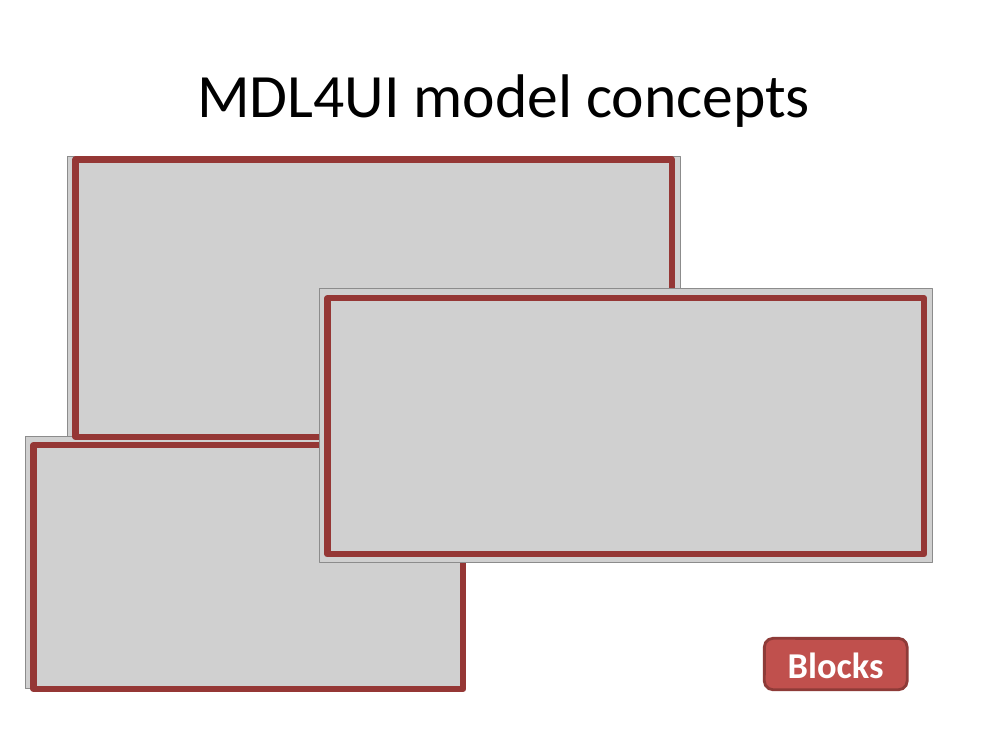
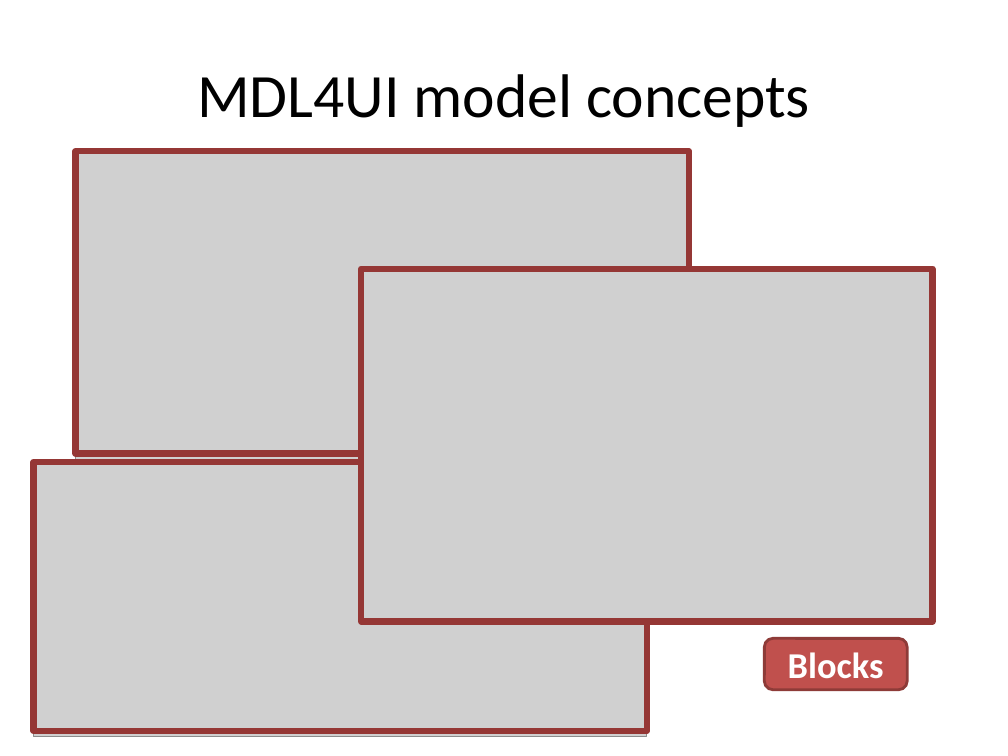
Before and after one commit to lesfurets/mdl4ui, a slide deck: slide 14 of mdl4ui-docs/mdl4ui_cg2013.pptx. Drawn at 1008x756 pixels with LibreOffice and Linux fonts; fonts in the diff are those of the drawing; grey boxes stand for pictures; background and template pictures are left out. Boxes give left, top, right and bottom in pixels: in the first picture for what was removed or moved away, otherwise in the second. Text is boxed around its words. In the diff, an @@ line names an element or a change of style, - is before the commit and + after.

Commit message:
update slides with screenshot with new group rendering

```diff
--- a/mdl4ui-docs/mdl4ui_cg2013.pptx
+++ b/mdl4ui-docs/mdl4ui_cg2013.pptx
@@ rectangle: place and size @@
-rectangle at [76, 159, 672, 436]
+rectangle at [76, 151, 688, 454]
@@ picture: place and size @@
-picture at [68, 156, 680, 467]
+picture at [76, 151, 688, 462]
@@ rectangle: place and size @@
-rectangle at [328, 298, 924, 554]
+rectangle at [361, 269, 932, 622]
@@ picture added at [361, 268, 932, 619] @@
@@ picture removed at [25, 436, 464, 688] @@
@@ rectangle: place and size @@
-rectangle at [33, 446, 463, 689]
+rectangle at [33, 462, 646, 731]
@@ picture: place and size @@
-picture at [320, 288, 932, 562]
+picture at [33, 462, 646, 736]
```
Also in this commit, not shown: 4 other slides changed, 2 other files.
